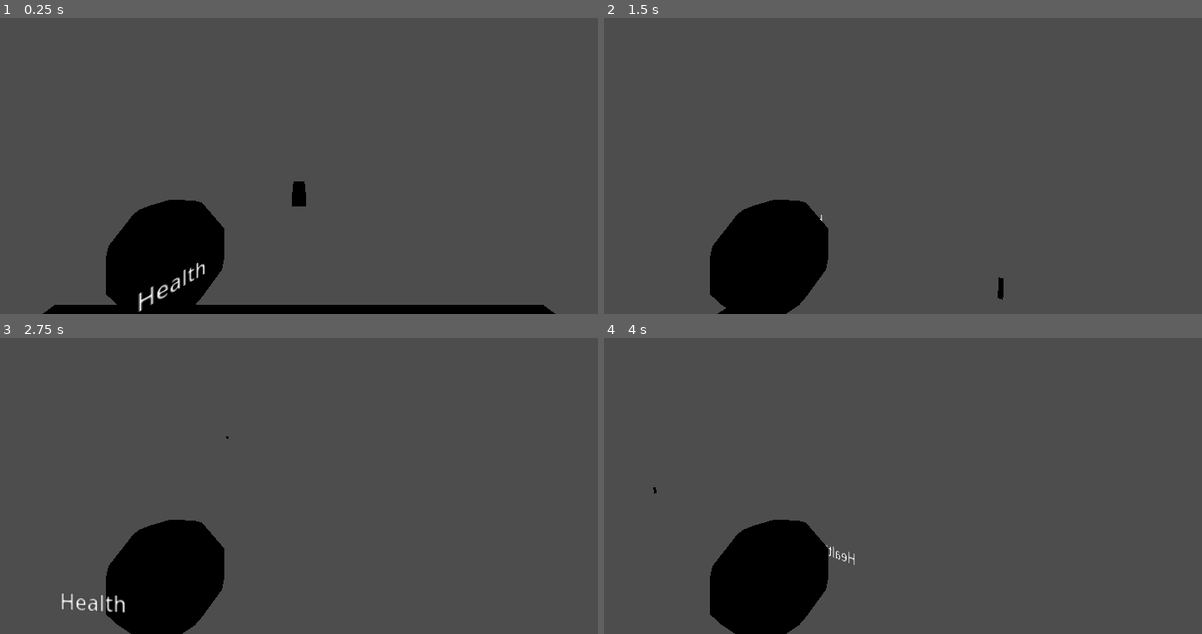
Above: before the commit, frames 1-4 (two rows, left to right).
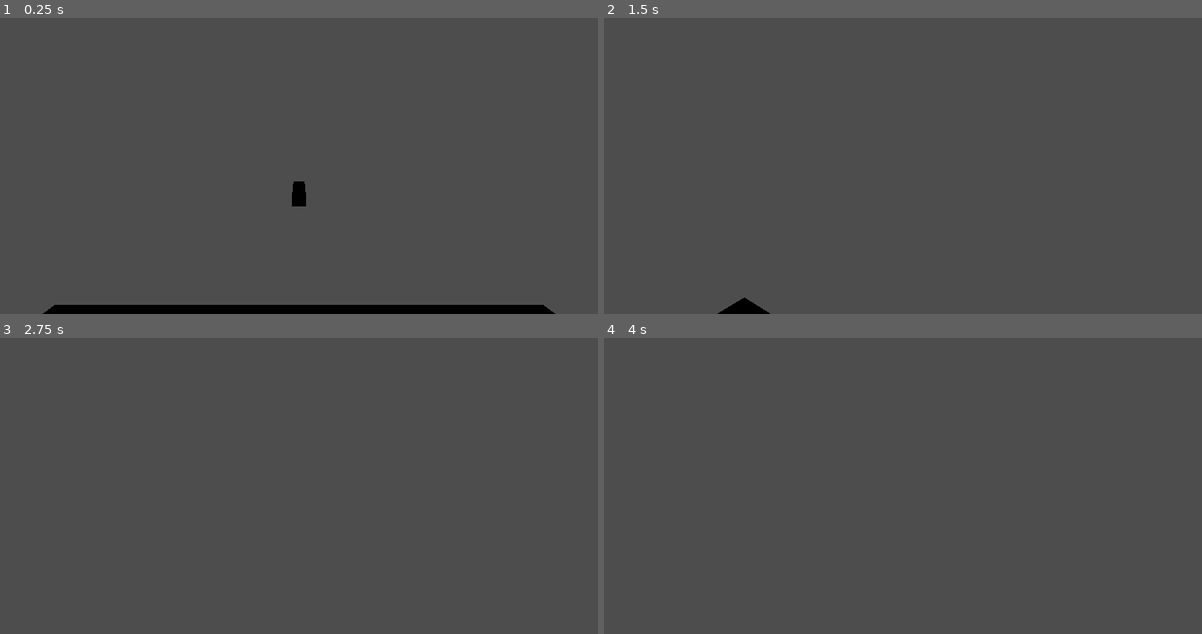
Above: after the commit, the same moments.

Repository: Fatbonks/Aceroa_game_jam
Game: Godot game, scene res://levels/world.tscn
The game is run twice, just before and just after one commit, with the same random seed, the same clock (stepped at 60 frames per second) and the same inputs.
Inputs (mouse positions are in pixels of both pictures, inside the frame that each line leads up to):
- Up to frame 1 (0.25 s): no input
- Up to frame 2 (1.5 s): tap Enter (ui_accept) at 0.5, 0.77 s; move the mouse to (938, 124) at 0.52 s; hold E (interact) 0.53-1.28 s; hold Up (ui_up) from 0.53 s (still down); tap F (throw_weapon) at 0.8, 1.35 s; move the mouse to (867, 127) at 1.27 s
- Up to frame 3 (2.75 s): keep holding Up (ui_up); tap Enter (ui_accept) at 1.52 s; tap Mouse wheel down (scroll_down, bound only after the commit) at 1.55 s; move the mouse to (316, 441) at 2.02 s; hold Mouse wheel down (scroll_down, bound only after the commit) from 2.03 s (still down); tap Mouse wheel up (scroll_up, bound only after the commit) at 2.3 s
- Up to frame 4 (4 s): keep holding Up (ui_up); move the mouse to (897, 453) at 2.77 s; release Mouse wheel down (scroll_down, bound only after the commit) at 2.78 s; tap Mouse wheel up (scroll_up, bound only after the commit) at 2.85 s; tap Enter (ui_accept) at 3.02, 3.77 s; tap R (switch_item, bound only after the commit) at 3.05 s; move the mouse to (950, 450) at 3.52 s; hold R (switch_item, bound only after the commit) from 3.53 s (still down); tap Q (throw_item, bound only after the commit) at 3.8 s

The runs differ from the first frame. In frame 1, 5.8% of the frame differs, in the area x 17-38%, y 61-100%; in frame 2, 6.0%; in frame 3, 6.3%, in the area x 10-39%, y 33-100%; in frame 4, 6.3%.

Commit message:
removed pistol system for hitscan and rigid

Diff:
--- a/components/component_pickable/object_pickable.gd
+++ b/components/component_pickable/object_pickable.gd
@@ -1,13 +1,16 @@
 class_name pickable_object
 extends Node
 signal sleep_object
+signal is_in_player_hands
 @export_enum("Weapon", "Item") var entity_type: String
-@export var object:PackedScene
-var is_pickable:bool = true
 
 func instance_object_to_player(parent:Node3D):
-	if is_pickable:
+	var amount:Array[Node] = parent.get_children()
+	if len(amount) <= 2:
+		if len(amount) > 0:
+			owner.visible = false
 		sleep_object.emit()
 		owner.reparent(parent, false)
 		owner.transform = parent.transform
-		is_pickable = false
+		owner.global_position = parent.global_position
+		is_in_player_hands.emit()
--- /dev/null
+++ b/components/component_throw/throw_system.gd
@@ -0,0 +1,16 @@
+extends Node
+signal throw_weapon
+signal stop_rigid
+var active = false
+func _ready():
+	if owner.get_parent() is weaponHolder:
+		await get_tree().create_timer(0.1).timeout
+		active = true
+		stop_rigid.emit()
+func _unhandled_input(event):
+	if event.is_action_pressed("throw_weapon") and owner.visible == true and active:
+		throw_weapon.emit()
+		active = false
+
+func is_active():
+	active = true
--- /dev/null
+++ b/components/component_throw/throw_system.tscn
@@ -0,0 +1,6 @@
+[gd_scene load_steps=2 format=3 uid="uid://bporylsvgit1b"]
+
+[ext_resource type="Script" path="res://components/component_throw/throw_system.gd" id="1_ih634"]
+
+[node name="throw_system" type="Node"]
+script = ExtResource("1_ih634")
--- /dev/null
+++ b/components/item_system/item_system.gd
@@ -0,0 +1,16 @@
+extends Node
+signal throw_weapon
+signal stop_rigid
+var active = false
+func _ready():
+	if owner.get_parent() is itemHolder:
+		await get_tree().create_timer(0.1).timeout
+		active = true
+		stop_rigid.emit()
+func _unhandled_input(event):
+	if event.is_action_pressed("throw_item") and owner.visible == true and active:
+		throw_weapon.emit()
+		active = false
+
+func is_active():
+	active = true
--- /dev/null
+++ b/components/item_system/item_system.tscn
@@ -0,0 +1,6 @@
+[gd_scene load_steps=2 format=3 uid="uid://cypy57ybc34vp"]
+
+[ext_resource type="Script" path="res://components/item_system/item_system.gd" id="1_4scr2"]
+
+[node name="item_system" type="Node"]
+script = ExtResource("1_4scr2")
--- /dev/null
+++ b/components/weapon_systems/hitscan_weapon_system.gd
@@ -0,0 +1,11 @@
+extends Node
+
+
+# Called when the node enters the scene tree for the first time.
+func _ready():
+	pass # Replace with function body.
+
+
+# Called every frame. 'delta' is the elapsed time since the previous frame.
+func _process(delta):
+	pass
--- /dev/null
+++ b/components/weapon_systems/hitscan_weapon_system.tscn
@@ -0,0 +1,6 @@
+[gd_scene load_steps=2 format=3 uid="uid://y3ehe1x4wppv"]
+
+[ext_resource type="Script" path="res://components/weapon_systems/hitscan_weapon_system.gd" id="1_5noyw"]
+
+[node name="Hitscan_weapon_system" type="Node"]
+script = ExtResource("1_5noyw")
--- a/components/weapon_systems/pistol_system.gd
+++ /dev/null
@@ -1,7 +0,0 @@
-extends Node
-signal throw_weapon
-
-func _unhandled_input(event):
-	if event.is_action_pressed("throw_weapon") and owner.visible == true:
-		owner.reparent(get_tree().root, true)
-		throw_weapon.emit()
--- a/components/weapon_systems/pistol_system.tscn
+++ /dev/null
@@ -1,6 +0,0 @@
-[gd_scene load_steps=2 format=3 uid="uid://bporylsvgit1b"]
-
-[ext_resource type="Script" path="res://components/weapon_systems/pistol_system.gd" id="1_nqy5p"]
-
-[node name="pistol_system" type="Node"]
-script = ExtResource("1_nqy5p")
--- a/levels/world.tscn
+++ b/levels/world.tscn
@@ -1,8 +1,9 @@
-[gd_scene load_steps=12 format=3 uid="uid://dt3ubbbn2jek7"]
+[gd_scene load_steps=15 format=3 uid="uid://dt3ubbbn2jek7"]
 
 [ext_resource type="PackedScene" uid="uid://clrq3vypsa8cm" path="res://objects/Player/player.tscn" id="1_fqpj5"]
 [ext_resource type="Shader" path="res://levels/spike.gdshader" id="2_8t6ni"]
 [ext_resource type="PackedScene" uid="uid://b0csltiosye1" path="res://objects/weapons/pistol/pistol_pickable.tscn" id="3_cm8ge"]
+[ext_resource type="PackedScene" uid="uid://dcftoaqtej0du" path="res://objects/Orbs/heath_orb/heath_orb.tscn" id="4_3s4br"]
 
 [sub_resource type="FastNoiseLite" id="FastNoiseLite_0u4lh"]
 
@@ -30,6 +31,13 @@
 [sub_resource type="ConcavePolygonShape3D" id="ConcavePolygonShape3D_ixvrx"]
 data = PackedVector3Array(-10, 0.5, 10, 10, 0.5, 10, -10, -0.5, 10, 10, 0.5, 10, 10, -0.5, 10, -10, -0.5, 10, 10, 0.5,  …(428 unchanged characters)…
 
+[sub_resource type="StandardMaterial3D" id="StandardMaterial3D_svjf3"]
+albedo_color = Color(0, 0, 1, 1)
+
+[sub_resource type="BoxMesh" id="BoxMesh_50t2s"]
+material = SubResource("StandardMaterial3D_svjf3")
+size = Vector3(0.2, 0.2, 0.8)
+
 [node name="world" type="Node3D"]
 
 [node name="player" parent="." instance=ExtResource("1_fqpj5")]
@@ -51,3 +59,14 @@
 
 [node name="CollisionShape3D" type="CollisionShape3D" parent="floor/StaticBody3D"]
 shape = SubResource("ConcavePolygonShape3D_ixvrx")
+
+[node name="pistol_pickable2" parent="." instance=ExtResource("3_cm8ge")]
+transform = Transform3D(1, 0, 0, 0, 1, 0, 0, 0, 1, 3, 4, -5)
+
+[node name="MeshInstance3D" parent="pistol_pickable2" index="2"]
+mesh = SubResource("BoxMesh_50t2s")
+
+[node name="heath_orb" parent="." instance=ExtResource("4_3s4br")]
+transform = Transform3D(1, 0, 0, 0, 1, 0, 0, 0, 1, 0, 4, -2)
+
+[editable path="pistol_pickable2"]
--- a/objects/Orbs/heath_orb/heath_orb.gd
+++ b/objects/Orbs/heath_orb/heath_orb.gd
@@ -1,15 +1,8 @@
 class_name health_orb
-extends Node3D
+extends RigidBody3D
 @onready var orb:MeshInstance3D = $Orb
-
-var player: Player
+@onready var collision_shape_3d:CollisionShape3D = %CollisionShape3D
 var change_health: float
-func _ready():
-	if owner is Player:
-		player = owner
-	else:
-		printerr(owner, "not right owner")
-
 
 func _unhandled_input(event):
 	if event.is_action_pressed("use_item") and visible == true:
@@ -24,3 +17,14 @@
 
 func set_shader_value(value: float):
 	orb.get_active_material(0).set_shader_parameter("health_life", value)
+
+func set_to_sleep():
+	freeze = true
+	collision_shape_3d.disabled = true
+	position = Vector3.ZERO
+
+func set_to_awake():
+	reparent(get_tree().root, true)
+	freeze = false
+	collision_shape_3d.disabled = false
+	apply_impulse(-transform.basis.z * 10, -transform.basis.z)
--- a/objects/Orbs/heath_orb/heath_orb.tscn
+++ b/objects/Orbs/heath_orb/heath_orb.tscn
@@ -1,7 +1,12 @@
-[gd_scene load_steps=11 format=3 uid="uid://dcftoaqtej0du"]
+[gd_scene load_steps=13 format=3 uid="uid://dcftoaqtej0du"]
 
 [ext_resource type="Shader" path="res://objects/Orbs/heath_orb/heath_orb.gdshader" id="1_cktx2"]
 [ext_resource type="Script" path="res://objects/Orbs/heath_orb/heath_orb.gd" id="1_taneq"]
+[ext_resource type="PackedScene" uid="uid://cjhqljaxsjqo3" path="res://components/component_pickable/object_pickable.tscn" id="3_3e0rx"]
+[ext_resource type="PackedScene" uid="uid://bporylsvgit1b" path="res://components/component_throw/throw_system.tscn" id="4_jatsd"]
+
+[sub_resource type="SphereShape3D" id="SphereShape3D_klivc"]
+radius = 0.15
 
 [sub_resource type="ShaderMaterial" id="ShaderMaterial_gnojp"]
 render_priority = 0
@@ -54,17 +59,18 @@
 "rotate_orb": SubResource("Animation_jch7f")
 }
 
-[sub_resource type="StandardMaterial3D" id="StandardMaterial3D_5g1du"]
-albedo_color = Color(1, 0, 0, 1)
+[sub_resource type="SphereShape3D" id="SphereShape3D_38xdo"]
+radius = 0.3
 
-[sub_resource type="QuadMesh" id="QuadMesh_gyflr"]
-material = SubResource("StandardMaterial3D_5g1du")
-
-[node name="heath_orb" type="Node3D"]
-transform = Transform3D(0.3, 0, 0, 0, 0.3, 0, 0, 0, 0.3, 0, 0, 0)
+[node name="heath_orb" type="RigidBody3D"]
 script = ExtResource("1_taneq")
 
+[node name="CollisionShape3D" type="CollisionShape3D" parent="."]
+unique_name_in_owner = true
+shape = SubResource("SphereShape3D_klivc")
+
 [node name="Orb" type="MeshInstance3D" parent="."]
+transform = Transform3D(0.3, 0, 0, 0, 0.3, 0, 0, 0, 0.3, 0, 0, 0)
 mesh = SubResource("SphereMesh_v4cng")
 
 [node name="SubViewport" type="SubViewport" parent="."]
@@ -84,7 +90,7 @@
 text = "Health"
 
 [node name="pivot" type="Node3D" parent="."]
-transform = Transform3D(1, 0, 0, 0, 1, 0, 0, 0, 1, 0, -0.0263398, 0)
+transform = Transform3D(0.3, 0, 0, 0, 0.3, 0, 0, 0, 0.3, 0, -0.0263398, 0)
 
 [node name="Sprite3D" type="Sprite3D" parent="pivot"]
 transform = Transform3D(0.891007, 0, 0.453991, 0, 1, 0, -0.453991, 0, 0.891007, 0.0611534, -0.124555, 0.561215)
@@ -96,6 +102,14 @@
 }
 autoplay = "rotate_orb"
 
-[node name="MeshInstance3D" type="MeshInstance3D" parent="."]
-visible = false
-mesh = SubResource("QuadMesh_gyflr")
+[node name="object_pickable" parent="." instance=ExtResource("3_3e0rx")]
+entity_type = "Item"
+
+[node name="object_shape" type="CollisionShape3D" parent="object_pickable"]
+shape = SubResource("SphereShape3D_38xdo")
+
+[node name="throw_system" parent="." instance=ExtResource("4_jatsd")]
+
+[connection signal="is_in_player_hands" from="object_pickable" to="throw_system" method="is_active"]
+[connection signal="sleep_object" from="object_pickable" to="." method="set_to_sleep"]
+[connection signal="throw_weapon" from="throw_system" to="." method="set_to_awake"]
--- /dev/null
+++ b/objects/Player/item_holder.gd
@@ -0,0 +1,19 @@
+class_name itemHolder
+extends Node3D
+
+var item_list: Array[Node]
+var current_item: int
+
+func _unhandled_input(event):
+	if event.is_action_pressed("switch_item"):
+		item_list = get_children()
+		if len(item_list) > 0:
+			item_list[current_item].visible = false
+			current_item += 1
+			if current_item > len(item_list) - 1:
+				item_list[current_item - 1].visible = false
+				current_item = 0
+				item_list[current_item].visible = true
+			else:
+				item_list[current_item - 1].visible = false
+				item_list[current_item].visible = true
--- a/objects/Player/player.tscn
+++ b/objects/Player/player.tscn
@@ -1,7 +1,8 @@
-[gd_scene load_steps=6 format=3 uid="uid://clrq3vypsa8cm"]
+[gd_scene load_steps=7 format=3 uid="uid://clrq3vypsa8cm"]
 
 [ext_resource type="Script" path="res://objects/Player/player.gd" id="1_o4xc8"]
-[ext_resource type="PackedScene" uid="uid://dcftoaqtej0du" path="res://objects/Orbs/heath_orb/heath_orb.tscn" id="2_iwq1k"]
+[ext_resource type="Script" path="res://objects/Player/weapon_holder.gd" id="2_hrs3o"]
+[ext_resource type="Script" path="res://objects/Player/item_holder.gd" id="2_lf1n4"]
 [ext_resource type="Script" path="res://objects/Player/object_pickable_detector.gd" id="2_vriqo"]
 
 [sub_resource type="CapsuleShape3D" id="CapsuleShape3D_cb7qt"]
@@ -26,13 +27,13 @@
 
 [node name="weapon_holder" type="Node3D" parent="head/Camera3D"]
 unique_name_in_owner = true
-transform = Transform3D(1, 0, 0, 0, 1, 0, 0, 0, 1, 0.358251, -0.353186, -0.682491)
+transform = Transform3D(1, 0, 0, 0, 1, 0, 0, 0, 1, 0.571149, -0.353186, -0.648892)
+script = ExtResource("2_hrs3o")
 
 [node name="item_holder" type="Node3D" parent="head/Camera3D"]
 unique_name_in_owner = true
-transform = Transform3D(1, 0, 0, 0, 1, 0, 0, 0, 1, -0.358, -0.353, -0.682)
-
-[node name="heath_orb" parent="head/Camera3D/item_holder" instance=ExtResource("2_iwq1k")]
+transform = Transform3D(1, 0, 0, 0, 1, 0, 0, 0, 1, -0.610825, -0.353, -0.682)
+script = ExtResource("2_lf1n4")
 
 [node name="object_pickable_detector" type="Node3D" parent="head/Camera3D"]
 script = ExtResource("2_vriqo")
--- /dev/null
+++ b/objects/Player/weapon_holder.gd
@@ -0,0 +1,31 @@
+class_name weaponHolder
+extends Node3D
+
+var weapon_list: Array[Node]
+var current_weapon: int
+
+func _unhandled_input(event):
+	if event.is_action_pressed("scroll_up"):
+		weapon_list = get_children()
+		if len(weapon_list) > 0:
+			weapon_list[current_weapon].visible = false
+			current_weapon += 1
+			if current_weapon > len(weapon_list) - 1:
+				weapon_list[current_weapon - 1].visible = false
+				current_weapon = 0
+				weapon_list[current_weapon].visible = true
+			else:
+				weapon_list[current_weapon - 1].visible = false
+				weapon_list[current_weapon].visible = true
+	elif event.is_action_pressed("scroll_down"):
+		weapon_list = get_children()
+		if len(weapon_list) > 0:
+			weapon_list[current_weapon].visible = false
+			current_weapon -= 1
+			if current_weapon < 0:
+				weapon_list[current_weapon + 1].visible = false
+				current_weapon = len(weapon_list) - 1
+				weapon_list[current_weapon].visible = true
+			else:
+				weapon_list[current_weapon + 1].visible = false
+				weapon_list[current_weapon].visible = true
--- a/objects/weapons/pistol/pistol_pickable.gd
+++ b/objects/weapons/pistol/pistol_pickable.gd
@@ -7,6 +7,8 @@
 	collision_shape_3d.disabled = true
 
 func set_to_awake():
+	reparent(get_tree().root, true)
 	freeze = false
 	collision_shape_3d.disabled = false
 	apply_impulse(-transform.basis.z * 20, -transform.basis.z)
+	apply_torque(Vector3(1, 1, 1) * 50)
--- a/objects/weapons/pistol/pistol_pickable.tscn
+++ b/objects/weapons/pistol/pistol_pickable.tscn
@@ -2,8 +2,8 @@
 
 [ext_resource type="Script" path="res://objects/weapons/pistol/pistol_pickable.gd" id="1_gqakp"]
 [ext_resource type="PackedScene" uid="uid://cjhqljaxsjqo3" path="res://components/component_pickable/object_pickable.tscn" id="1_rcxqd"]
-[ext_resource type="PackedScene" uid="uid://cf0le7y1u7cm1" path="res://objects/weapons/pistol/weapon_pistol.tscn" id="2_5su8g"]
-[ext_resource type="PackedScene" uid="uid://bporylsvgit1b" path="res://components/weapon_systems/pistol_system.tscn" id="4_0ulye"]
+[ext_resource type="PackedScene" uid="uid://bporylsvgit1b" path="res://components/component_throw/throw_system.tscn" id="4_0ulye"]
+[ext_resource type="PackedScene" uid="uid://y3ehe1x4wppv" path="res://components/weapon_systems/hitscan_weapon_system.tscn" id="4_ftnaf"]
 
 [sub_resource type="BoxShape3D" id="BoxShape3D_04twl"]
 
@@ -25,7 +25,6 @@
 
 [node name="object_pickable" parent="." instance=ExtResource("1_rcxqd")]
 entity_type = "Weapon"
-object = ExtResource("2_5su8g")
 
 [node name="CollisionShape3D" type="CollisionShape3D" parent="object_pickable"]
 shape = SubResource("SphereShape3D_g8oq2")
@@ -33,7 +32,11 @@
 [node name="MeshInstance3D" type="MeshInstance3D" parent="."]
 mesh = SubResource("BoxMesh_sw7vh")
 
-[node name="pistol_system" parent="." instance=ExtResource("4_0ulye")]
+[node name="throw_system" parent="." instance=ExtResource("4_0ulye")]
 
+[node name="Hitscan_weapon_system" parent="." instance=ExtResource("4_ftnaf")]
+
+[connection signal="is_in_player_hands" from="object_pickable" to="throw_system" method="is_active"]
 [connection signal="sleep_object" from="object_pickable" to="." method="set_to_sleep"]
-[connection signal="throw_weapon" from="pistol_system" to="." method="set_to_awake"]
+[connection signal="stop_rigid" from="throw_system" to="." method="set_to_sleep"]
+[connection signal="throw_weapon" from="throw_system" to="." method="set_to_awake"]
--- a/objects/weapons/pistol/weapon_pistol.tscn
+++ b/objects/weapons/pistol/weapon_pistol.tscn
@@ -1,6 +1,6 @@
 [gd_scene load_steps=4 format=3 uid="uid://cf0le7y1u7cm1"]
 
-[ext_resource type="PackedScene" uid="uid://bporylsvgit1b" path="res://components/weapon_systems/pistol_system.tscn" id="1_5ilhw"]
+[ext_resource type="PackedScene" uid="uid://bporylsvgit1b" path="res://components/component_throw/throw_system.tscn" id="1_5ilhw"]
 
 [sub_resource type="StandardMaterial3D" id="StandardMaterial3D_s0yfd"]
 albedo_color = Color(1, 0, 0, 1)
--- a/project.godot
+++ b/project.godot
@@ -72,3 +72,23 @@
 "events": [Object(InputEventKey,"resource_local_to_scene":false,"resource_name":"","device":-1,"window_id":0,"alt_pressed":false,"shift_pressed":false,"ctrl_pressed":false,"meta_pressed":false,"pressed":false,"keycode":0,"physical_keycode":70,"key_label":0,"unicode":102,"echo":false,"script":null)
 ]
 }
+throw_item={
+"deadzone": 0.5,
+"events": [Object(InputEventKey,"resource_local_to_scene":false,"resource_name":"","device":-1,"window_id":0,"alt_pressed":false,"shift_pressed":false,"ctrl_pressed":false,"meta_pressed":false,"pressed":false,"keycode":0,"physical_keycode":81,"key_label":0,"unicode":113,"echo":false,"script":null)
+]
+}
+scroll_up={
+"deadzone": 0.5,
+"events": [Object(InputEventMouseButton,"resource_local_to_scene":false,"resource_name":"","device":-1,"window_id":0,"alt_pressed":false,"shift_pressed":false,"ctrl_pressed":false,"meta_pressed":false,"button_mask":0,"position":Vector2(0, 0),"global_position":Vector2(0, 0),"factor":1.0,"button_index":4,"canceled":false,"pressed":false,"double_click":false,"script":null)
+]
+}
+scroll_down={
+"deadzone": 0.5,
+"events": [Object(InputEventMouseButton,"resource_local_to_scene":false,"resource_name":"","device":-1,"window_id":0,"alt_pressed":false,"shift_pressed":false,"ctrl_pressed":false,"meta_pressed":false,"button_mask":0,"position":Vector2(0, 0),"global_position":Vector2(0, 0),"factor":1.0,"button_index":5,"canceled":false,"pressed":false,"double_click":false,"script":null)
+]
+}
+switch_item={
+"deadzone": 0.5,
+"events": [Object(InputEventKey,"resource_local_to_scene":false,"resource_name":"","device":-1,"window_id":0,"alt_pressed":false,"shift_pressed":false,"ctrl_pressed":false,"meta_pressed":false,"pressed":false,"keycode":0,"physical_keycode":82,"key_label":0,"unicode":114,"echo":false,"script":null)
+]
+}
